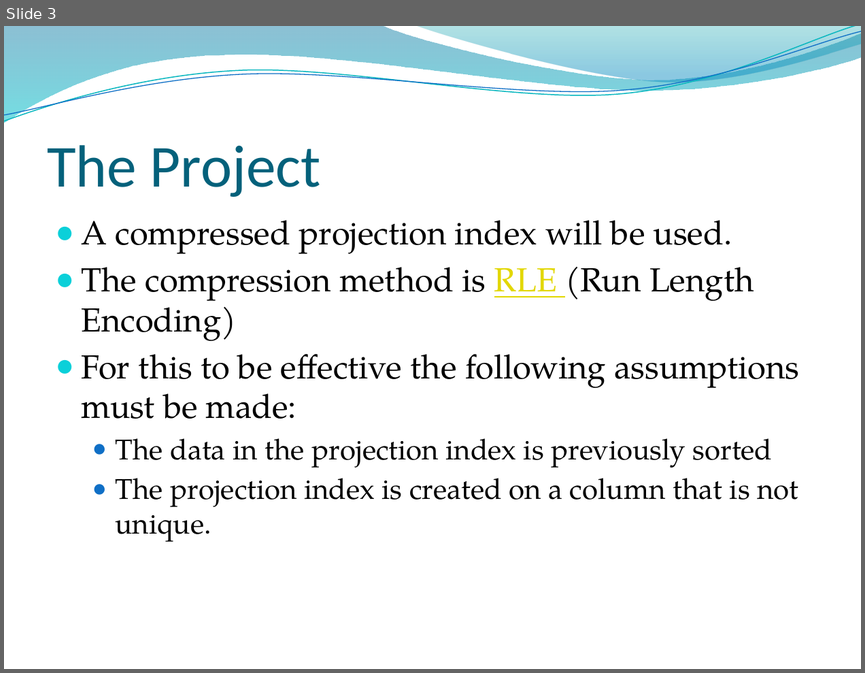
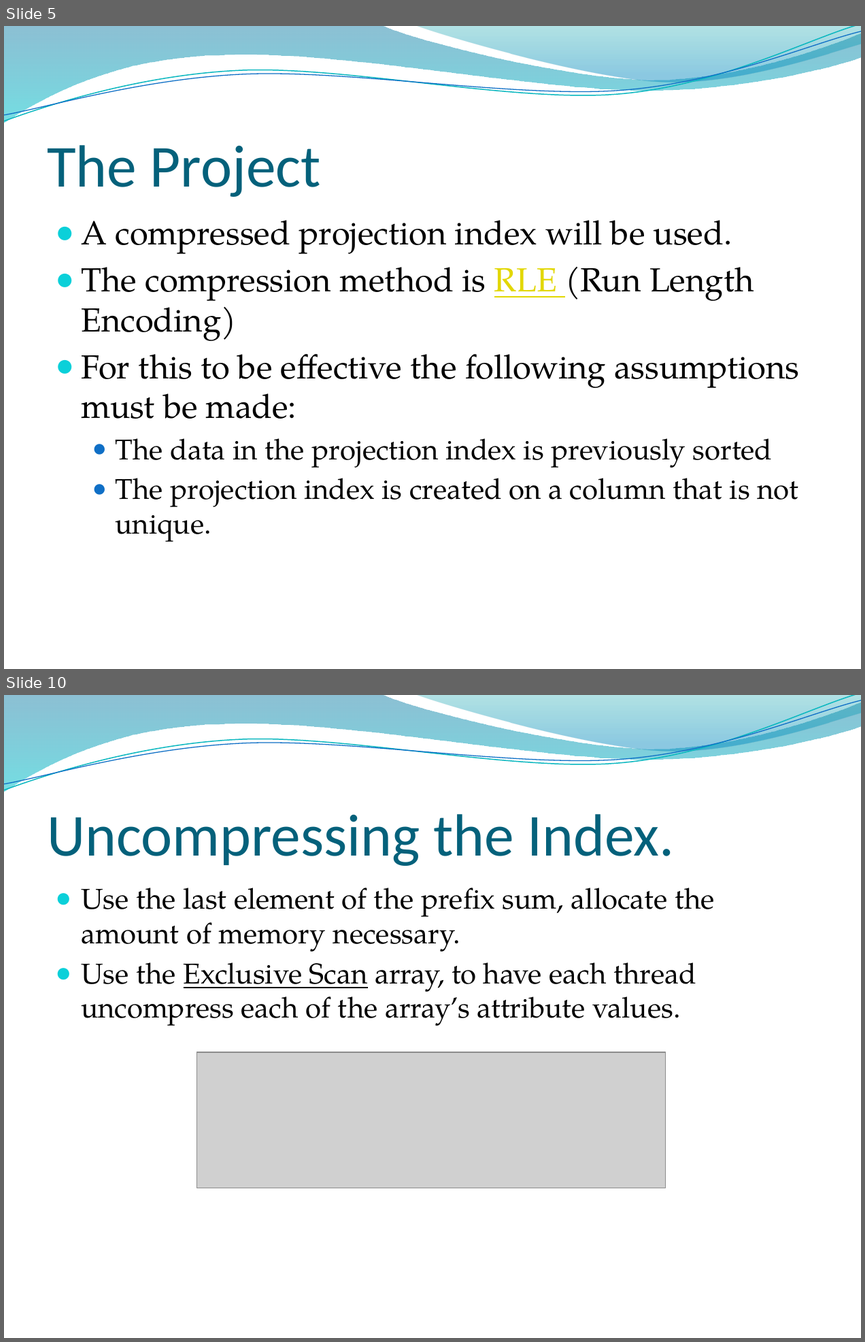
Before and after one commit to edvelezg/unb-pdp2, a slide deck: Project/InterimPresentation.pptx. Shown one above the other, each under a label of ours: slide 3 before the commit, slides 5 and 10 after it; the slides between them are not shown. The pictures are 865x673 and 865x1342 pixels, drawn with LibreOffice and Linux fonts; fonts in the diff are those of the drawing; grey boxes stand for pictures; background and template pictures are left out. Boxes give left, top, right and bottom in pixels: in the first picture for what was removed or moved away, otherwise in the second. Text is boxed around its words. In the diff, an @@ line names an element or a change of style, - is before the commit and + after.

```diff
--- a/Project/InterimPresentation.pptx
+++ b/Project/InterimPresentation.pptx
@@ slide 10 added at [4, 695, 861, 1338], background picture (left out); not listed: 4 template elements that a slide beside it also shows @@
@@ title added at [47, 814, 674, 866], 50 pt, text #04617B @@
+Uncompressing the Index.
@@ text added at [81, 887, 715, 1025], 24 pt, text #000000 @@
+  ● Use the last element of the prefix sum, allocate the amount of memory necessary.
+  ● Use the Exclusive Scan array, to have each thread uncompress each of the array’s attribute values.
@@ picture added at [197, 1052, 666, 1187] @@
@@ what was slide 3 is now slide 5 @@
```
Also in this commit, not shown: 6 slides changed, 12 other slides added, 2 slides removed.
